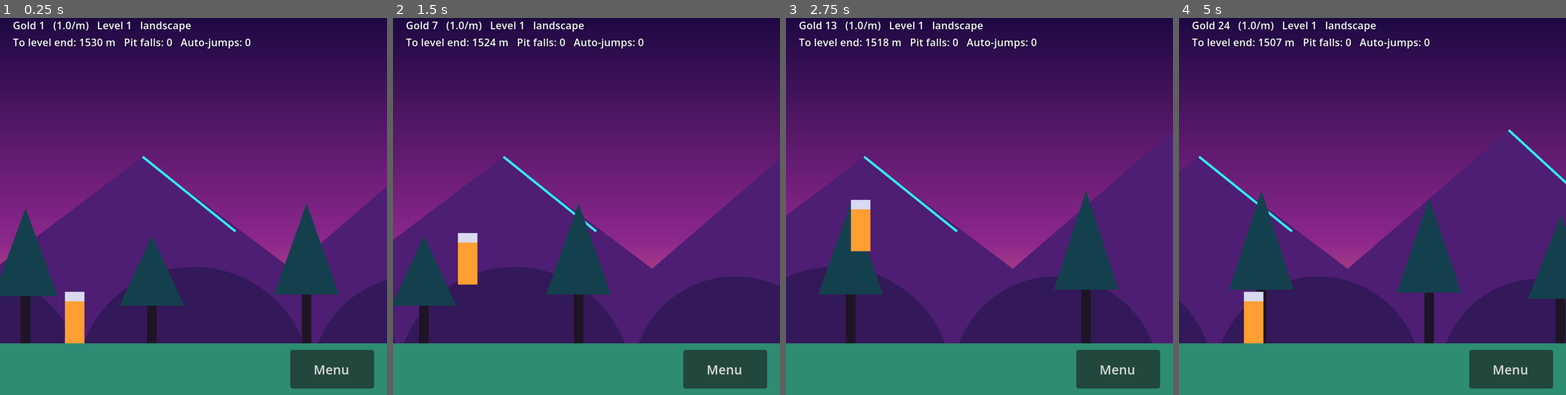
Above: before the commit, frames 1-4 (left to right).
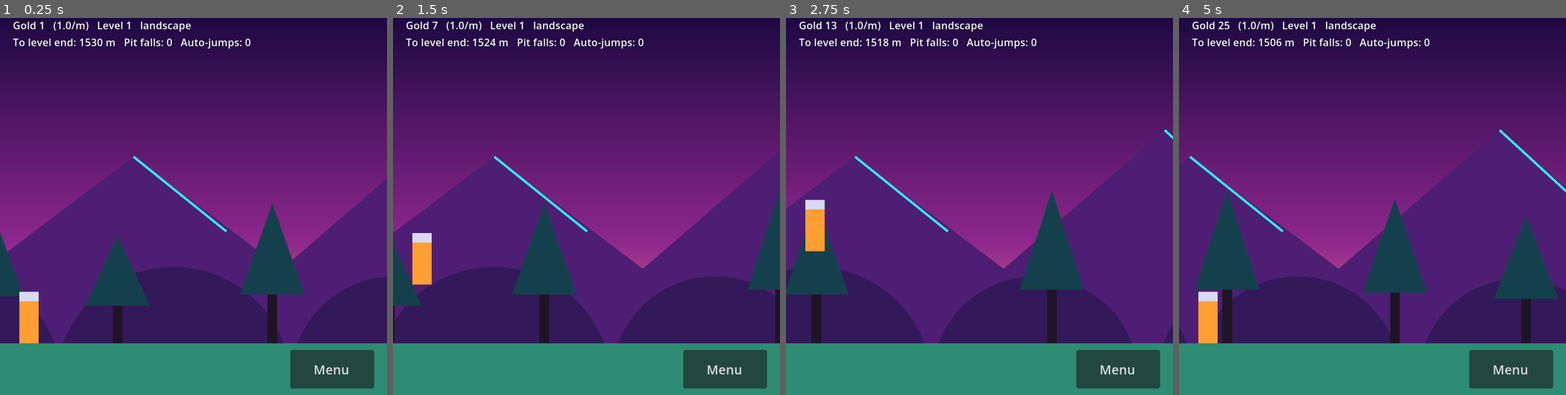
Above: after the commit, the same moments.

Repository: zachkw/vaporwave_vikings_idle
Game: Godot game, scene res://scenes/run/run.tscn
Two runs of this game, one before a commit and one after it. Both use one fixed random seed, a clock stepped at 60 frames per second and the inputs below.
Inputs (mouse positions are in pixels of both pictures, inside the frame that each line leads up to):
- Up to frame 1 (0.25 s): no input
- Up to frame 2 (1.5 s): tap Enter at 0.5 s; move the mouse to (671, 183) at 0.52 s; click (671, 183) at 0.67 s; tap Space at 0.77 s; move the mouse to (509, 221) at 1.27 s; click (509, 221) at 1.42 s
- Up to frame 3 (2.75 s): tap Space at 1.52 s; move the mouse to (1018, 116) at 2.02 s; click (1018, 116) at 2.17 s
- Up to frame 4 (5 s): move the mouse to (1353, 278) at 2.77 s; click (1353, 278) at 2.92 s; tap Space at 3.02, 3.77, 4.52 s; move the mouse to (1488, 259) at 3.52 s; click (1488, 259) at 3.67 s; move the mouse to (1256, 142) at 4.27 s; click (1256, 142) at 4.42 s

The runs differ from the first frame. In frame 1, 13% of the frame differs, in the area x 0-100%, y 36-87%; in frame 2, 12%; in frame 3, 13%; in frame 4, 16%, in the area x 0-100%, y 0-87%.

Commit message:
Keep the Viking at the far left of the view, one Viking width from the edge
Co-Authored-By: Claude Fable 5.1 <noreply@anthropic.com>
Claude-Session: https://claude.ai/code/session_011R41yFsBSkLo5FULW2XaJu

Diff:
--- a/vaporwave-vikings-idle/systems/run.gd
+++ b/vaporwave-vikings-idle/systems/run.gd
@@ -6,7 +6,9 @@
 const LIBRARY_PATH := "res://content/segments/proof.json"
 const STREAM_AHEAD_PX := 2400.0
 const STREAM_BEHIND_PX := 1200.0
-const CAMERA_LEAD_PX := 300.0
+## The Viking sits at the far left of the game view, one Viking width from the
+## edge, so the player sees as much ground ahead as possible.
+const VIKING_WIDTH_PX := 24.0
 
 @export var base_seed := 12345
 
@@ -40,6 +42,8 @@
 
 
 func _ready() -> void:
+	# Run after the Viking's physics so the camera follows this frame's position.
+	process_physics_priority = 1
 	var physics: Dictionary = Content.load_json("res://content/viking.json")["physics"]
 	block_px = float(physics["block_px"])
 	level_length_blocks = int(Content.load_json("res://content/economy.json")["level_length_m"])
@@ -73,7 +77,10 @@
 
 
 func _physics_process(_delta: float) -> void:
-	camera.global_position = Vector2(viking.global_position.x + CAMERA_LEAD_PX / camera.zoom.x * 0.5, -SEGMENT_HEIGHT_BLOCKS * 0.5 * block_px)
+	# Camera2D centres its target, so aim it half a view to the right of the
+	# Viking, minus the left padding (one Viking width) and half his width.
+	var half_view_world := layout.view_size().x * 0.5 / camera.zoom.x
+	camera.global_position = Vector2(viking.global_position.x + half_view_world - 1.5 * VIKING_WIDTH_PX, -SEGMENT_HEIGHT_BLOCKS * 0.5 * block_px)
 	Store.dispatch(Actions.time_advanced(_delta))
 	# Pay distance in whole metres so the reducer is not hit with tiny fractions.
 	_metres_accum += viking.velocity.x * _delta / block_px
--- a/vaporwave-vikings-idle/tests/run_tests.gd
+++ b/vaporwave-vikings-idle/tests/run_tests.gd
@@ -147,6 +147,9 @@
 	expect(not layout.drawer_open, "drawer starts closed")
 	expect(layout.game_rect().size == land, "game view fills the screen in landscape")
 	expect(is_equal_approx(cam.zoom.y, 480.0 / 480.0), "camera fits 15 blocks to 480 px (zoom %.3f)" % cam.zoom.y)
+	await get_tree().physics_frame
+	var viking_left_screen_x: float = (run.viking.global_position.x - 12.0 - cam.global_position.x) * cam.zoom.x + land.x * 0.5
+	expect(absf(viking_left_screen_x - 24.0) < 2.0, "Viking's left edge sits one Viking width from the screen edge (%.0f px)" % viking_left_screen_x)
 	layout.open_drawer()
 	for i in 20:
 		await get_tree().process_frame
Not shown, changed: docs/game-systems/hud-and-menus.md
Not shown, changed: docs/game-systems/runner.md
